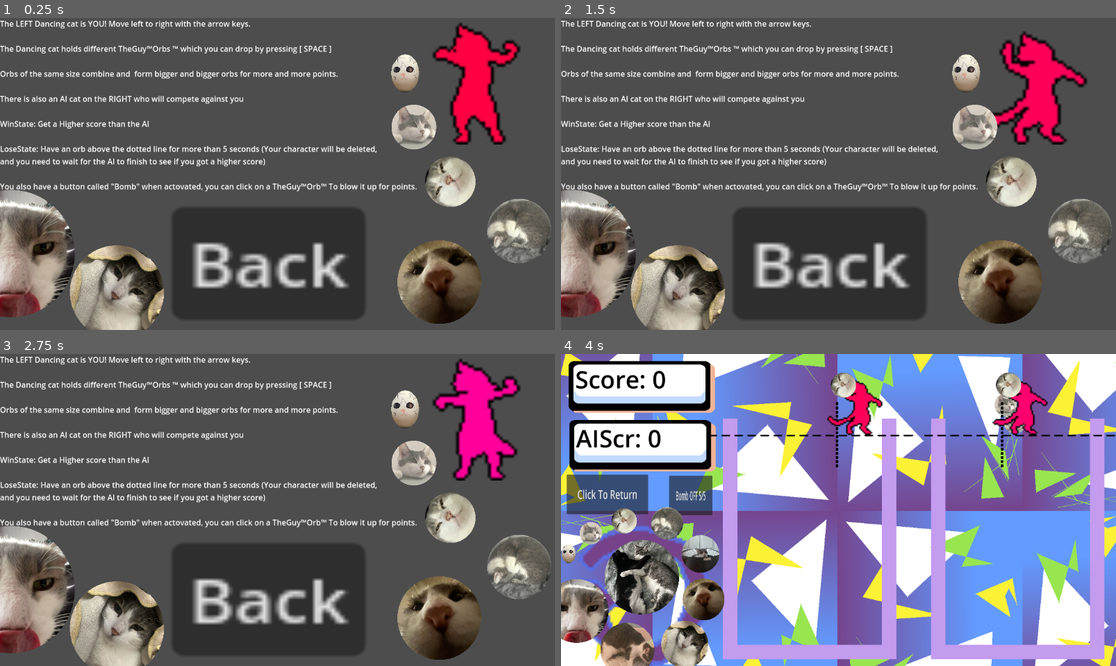
Above: before the commit, frames 1-4 (two rows, left to right).
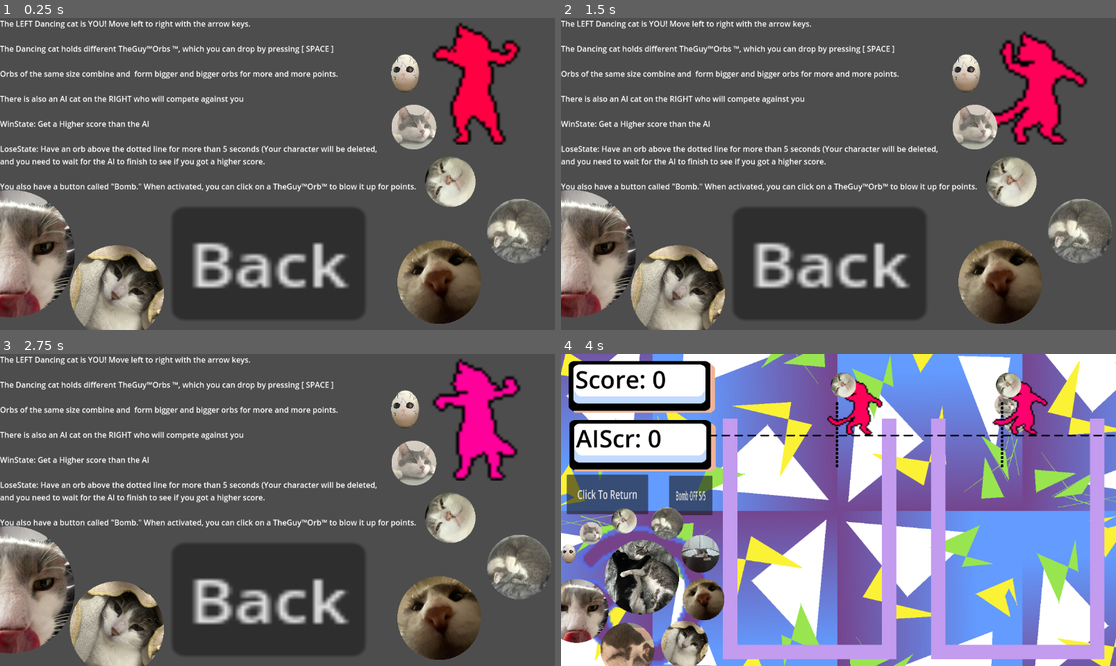
Above: after the commit, the same moments.

Repository: HunterB433/Guika
Game: Godot game, scene res://Suika/Scenes/HowTo.tscn
Same seed, same stepped clock (60 frames per second), same inputs: the game is played once before the commit and once after it. This scene is started directly instead of the project's main scene.
Inputs (mouse positions are in pixels of both pictures, inside the frame that each line leads up to):
- Up to frame 1 (0.25 s): no input
- Up to frame 2 (1.5 s): tap Enter (ui_accept) at 0.5, 0.77 s; move the mouse to (966, 74) at 0.52 s; hold Right (ui_right) 0.53-1.28 s; click (966, 74) at 0.67 s; move the mouse to (727, 189) at 1.27 s; hold Left (ui_left) from 1.28 s (still down)
- Up to frame 3 (2.75 s): tap Enter (ui_accept) at 1.52 s; move the mouse to (333, 441) at 2.02 s; release Left (ui_left) at 2.03 s; hold Right (ui_right) from 2.03 s (still down)
- Up to frame 4 (4 s): move the mouse to (810, 572) at 2.77 s; click (810, 572) at 2.92 s; tap Enter (ui_accept) at 3.02 s; release Right (ui_right) at 3.5 s; click "Play" at 3.5 s

The runs differ from the first frame. In frame 1, 0.9% of the frame differs, in the area x 24-76%, y 8-56%; in frame 2, 0.9%; in frame 3, 0.9%; in frame 4, nothing differs.

Commit message:
Version 0.1.0.1 Typos

Diff:
--- a/Suika/Scenes/HowTo.tscn
+++ b/Suika/Scenes/HowTo.tscn
@@ -137,7 +137,7 @@
 offset_bottom = 23.0
 text = "The LEFT Dancing cat is YOU! Move left to right with the arrow keys.
 
-The Dancing cat holds different TheGuy™Orbs ™ which you can drop by pressing [ SPACE ]
+The Dancing cat holds different TheGuy™Orbs ™, which you can drop by pressing [ SPACE ]
 
 Orbs of the same size combine and  form bigger and bigger orbs for more and more points.
 
@@ -146,9 +146,9 @@
 WinState: Get a Higher score than the AI
 
 LoseState: Have an orb above the dotted line for more than 5 seconds (Your character will be deleted,
-and you need to wait for the AI to finish to see if you got a higher score)
+and you need to wait for the AI to finish to see if you got a higher score.
 
-You also have a button called \"Bomb\" when actovated, you can click on a TheGuy™Orb™ To blow it up for points.
+You also have a button called \"Bomb.\" When activated, you can click on a TheGuy™Orb™ to blow it up for points.
 
 "
 
